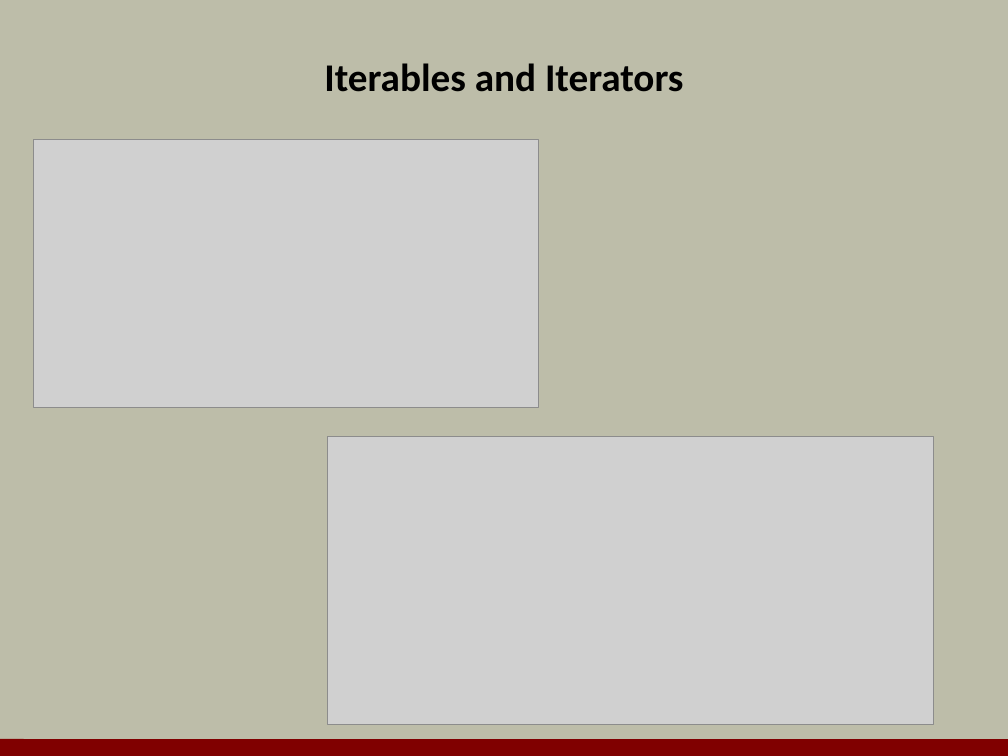
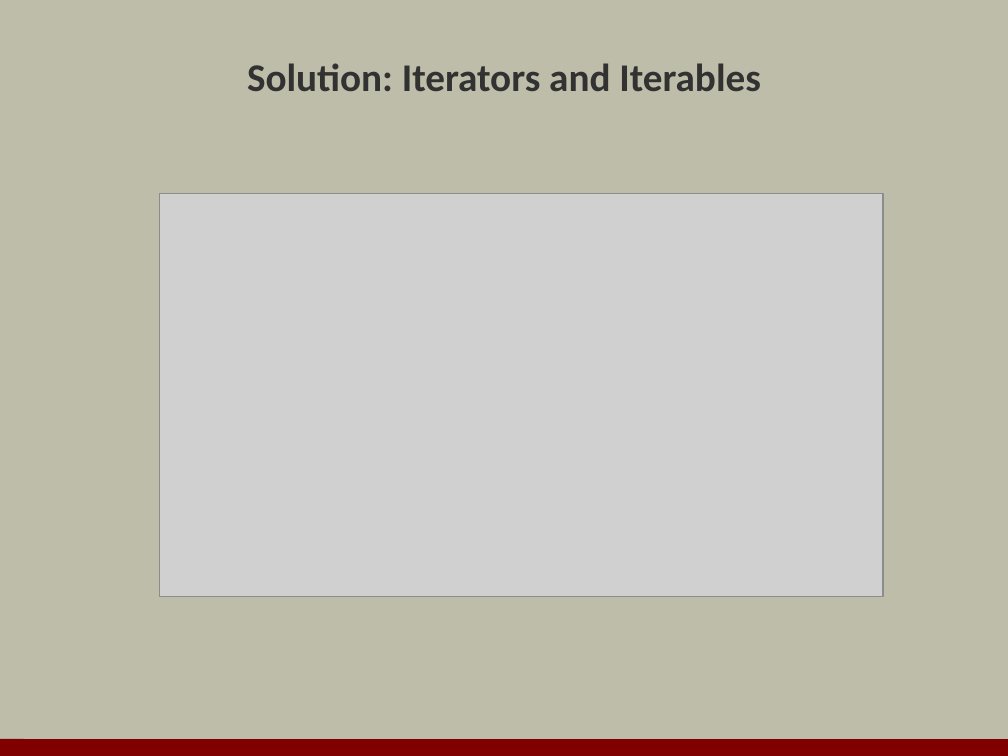
Before and after one commit to OdeToCode/classes, a slide deck: slide 29 of angularjs/slides/11_es6.pptx (slide 21 before the commit). Drawn at 1008x756 pixels with LibreOffice and Linux fonts; fonts in the diff are those of the drawing; grey boxes stand for pictures; background and template pictures are left out. Boxes give left, top, right and bottom in pixels: in the first picture for what was removed or moved away, otherwise in the second. Text is boxed around its words. In the diff, an @@ line names an element or a change of style, - is before the commit and + after.

```diff
--- a/angularjs/slides/11_es6.pptx
+++ b/angularjs/slides/11_es6.pptx
@@ title at <box>247,63,761,91</box>: text changed; text colour #000000 to #323232 @@
-Iterables and Iterators
+Solution: Iterators and Iterables
@@ picture removed at <box>33,140,538,408</box> @@
@@ picture added at <box>159,194,883,597</box> @@
@@ picture removed at <box>328,436,933,724</box> @@
```
Also in this commit, not shown: 9 other slides changed, 39 slides added, 24 slides removed.
